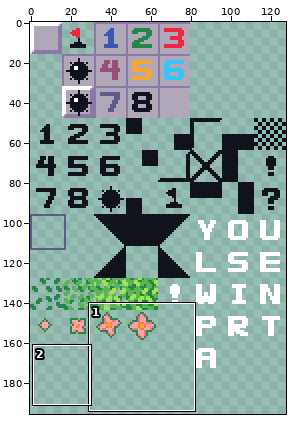
One commit to this sprite sheet: assets/minesweeper.png. Above, an overview of the earlier version with the close-up marked.
Close-up. Before the edit:
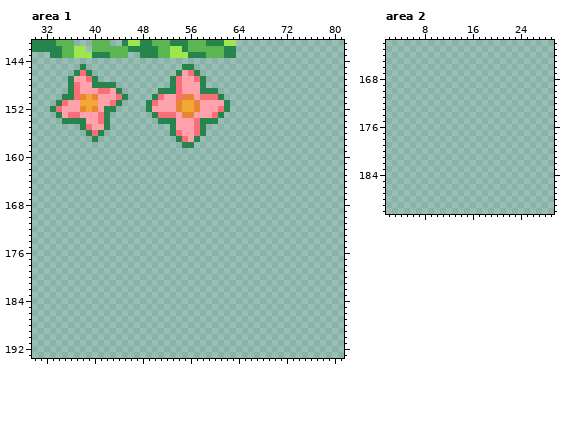
The file is 128x256 pixels. Shown: area 1: x 30..81, y 141..193; area 2: x 2..29, y 162..190. The wide view leaves out empty margins.
After the commit:
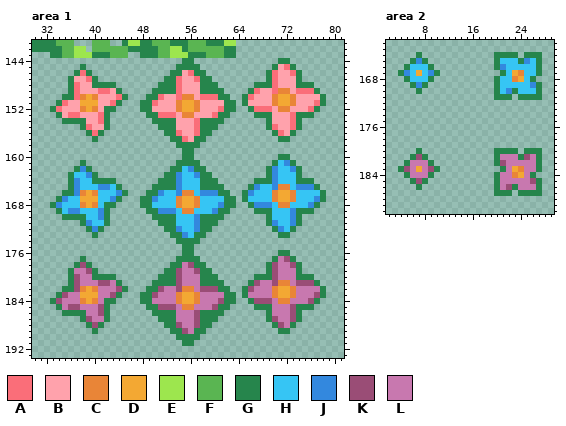
Palette (. is transparent): A #fa6e79  B #ffa2ac  C #e98537  D #f3a833  E #9de64e  F #5ab552  G #26854c  H #36c5f4  J #3388de  K #9a4d76  L #c878af
The edit:
Area 1:
y 144: x 55..56 .. -> GG; x 71..72 .. -> GG
y 145: x 54 . -> G; x 57 . -> G; x 70..73 .... -> GBAG
y 146: x 53 . -> G; x 58 . -> G; x 69..74 ...... -> GABBAG
y 147: x 52 . -> G; x 59 . -> G; x 69..74 ...... -> GABBBG
y 148: x 51..52 .. -> GG; x 59..60 .. -> GG; x 67..76 .......... -> GGGABBBGGG
y 149: x 50 . -> G; x 61 . -> G; x 66..77 ............ -> GABBACCBAAAG
y 150: x 49 . -> G; x 62 . -> G; x 65..78 .............. -> GABBBCDDCBBBBG
y 151: x 48 . -> G; x 63 . -> G; x 65..78 .............. -> GBBBBCDDCBBBAG
y 152: x 48 . -> G; x 63 . -> G; x 66..77 ............ -> GAAABCCBBBAG
y 153: x 49 . -> G; x 62 . -> G; x 67..76 .......... -> GGGBBBAGGG
y 154: x 50 . -> G; x 61 . -> G; x 69..74 ...... -> GBBBAG
y 155: x 51..52 .. -> GG; x 59..60 .. -> GG; x 69..74 ...... -> GABBAG
y 156: x 52 . -> G; x 59 . -> G; x 70..73 .... -> GABG
y 157: x 53 . -> G; x 58 . -> G; x 71..72 .. -> GG
y 158: x 54 . -> G; x 57 . -> G
y 159: x 55..56 .. -> GG
y 160: x 55..56 .. -> GG; x 71..72 .. -> GG
y 161: x 38 . -> G; x 54..57 .... -> GGGG; x 70..73 .... -> GHJG
y 162: x 37..39 ... -> GJG; x 53..58 ...... -> GGHJGG; x 69..74 ...... -> GJHHJG
y 163: x 36..40 ..... -> GHHJG; x 52..59 ........ -> GGJHHJGG; x 69..74 ...... -> GJHHHG
y 164: x 36..43 ........ -> GJHHGGGG; x 51..60 .......... -> GGGJHHHGGG; x 67..76 .......... -> GGGJHHHGGG
y 165: x 36..44 ......... -> GJHHHJJHG; x 50..61 ............ -> GGGGJHHHGGGG; x 66..77 ............ -> GJHHJCCHJJJG
y 166: x 35..45 ........... -> GGJCDCHHHJG; x 49..62 .............. -> GGJHHJCCHJJJGG; x 65..78 .............. -> GJHHHCDDCHHHHG
y 167: x 34..44 ........... -> GJHHDDDHHJG; x 48..63 ................ -> GGJHHHCDDCHHHHGG; x 65..78 .............. -> GHHHHCDDCHHHJG
y 168: x 33..43 ........... -> GJHHHCDCHGG; x 48..63 ................ -> GGHHHHCDDCHHHJGG; x 66..77 ............ -> GJJJHCCHHHJG
y 169: x 34..42 ......... -> GHJJHHHJG; x 49..62 .............. -> GGJJJHCCHHHJGG; x 67..76 .......... -> GGGHHHJGGG
y 170: x 35..42 ........ -> GGGGHHJG; x 50..61 ............ -> GGGGHHHJGGGG; x 69..74 ...... -> GHHHJG
y 171: x 38..42 ..... -> GJHHG; x 51..60 .......... -> GGGHHHJGGG; x 69..74 ...... -> GJHHJG
y 172: x 39..41 ... -> GJG; x 52..59 ........ -> GGJHHJGG; x 70..73 .... -> GJHG
y 173: x 40 . -> G; x 53..58 ...... -> GGJHGG; x 71..72 .. -> GG
y 174: x 54..57 .... -> GGGG
y 175: x 55..56 .. -> GG
y 176: x 55..56 .. -> GG; x 71..72 .. -> GG
y 177: x 38 . -> G; x 54..57 .... -> GGGG; x 70..73 .... -> GLKG
y 178: x 37..39 ... -> GKG; x 53..58 ...... -> GGLKGG; x 69..74 ...... -> GKLLKG
y 179: x 36..40 ..... -> GLLKG; x 52..59 ........ -> GGKLLKGG; x 69..74 ...... -> GKLLLG
y 180: x 36..43 ........ -> GKLLGGGG; x 51..60 .......... -> GGGKLLLGGG; x 67..76 .......... -> GGGKLLLGGG
y 181: x 36..44 ......... -> GKLLLKKLG; x 50..61 ............ -> GGGGKLLLGGGG; x 66..77 ............ -> GKLLKCCLKKKG
y 182: x 35..45 ........... -> GGKCDCLLLKG; x 49..62 .............. -> GGKLLKCCLKKKGG; x 65..78 .............. -> GKLLLCDDCLLLLG
y 183: x 34..44 ........... -> GKLLDDDLLKG; x 48..63 ................ -> GGKLLLCDDCLLLLGG; x 65..78 .............. -> GLLLLCDDCLLLKG
y 184: x 33..43 ........... -> GKLLLCDCLGG; x 48..63 ................ -> GGLLLLCDDCLLLKGG; x 66..77 ............ -> GKKKLCCLLLKG
y 185: x 34..42 ......... -> GLKKLLLKG; x 49..62 .............. -> GGKKKLCCLLLKGG; x 67..76 .......... -> GGGLLLKGGG
y 186: x 35..42 ........ -> GGGGLLKG; x 50..61 ............ -> GGGGLLLKGGGG; x 69..74 ...... -> GLLLKG
y 187: x 38..42 ..... -> GKLLG; x 51..60 .......... -> GGGLLLKGGG; x 69..74 ...... -> GKLLKG
y 188: x 39..41 ... -> GKG; x 52..59 ........ -> GGKLLKGG; x 70..73 .... -> GKLG
y 189: x 40 . -> G; x 53..58 ...... -> GGKLGG; x 71..72 .. -> GG
y 190: x 54..57 .... -> GGGG
y 191: x 55..56 .. -> GG
Area 2:
y 164: x 7 . -> G; x 20..23 .... -> GGGG; x 25..27 ... -> GGG
y 165: x 6..8 ... -> GJG; x 20..27 ........ -> GHHHGJHG
y 166: x 5..9 ..... -> GHHHG; x 20..27 ........ -> GJHHHHHG
y 167: x 4..10 ....... -> GJHDHJG; x 21..27 ....... -> GHDCHHG
y 168: x 5..9 ..... -> GHHHG; x 20..26 ....... -> GHHCDHG
y 169: x 6..8 ... -> GJG; x 20..27 ........ -> GHHHHHJG
y 170: x 7 . -> G; x 20..27 ........ -> GHJGHHHG
y 171: x 20..22 ... -> GGG; x 24..27 .... -> GGGG
y 180: x 7 . -> G; x 20..23 .... -> GGGG; x 25..27 ... -> GGG
y 181: x 6..8 ... -> GKG; x 20..27 ........ -> GLLLGKLG
y 182: x 5..9 ..... -> GLLLG; x 20..27 ........ -> GKLLLLLG
y 183: x 4..10 ....... -> GKLDLKG; x 21..27 ....... -> GLDCLLG
y 184: x 5..9 ..... -> GLLLG; x 20..26 ....... -> GLLCDLG
y 185: x 6..8 ... -> GKG; x 20..27 ........ -> GLLLLLKG
y 186: x 7 . -> G; x 20..27 ........ -> GLKGLLLG
y 187: x 20..22 ... -> GGG; x 24..27 .... -> GGGG
Changed places in both close-ups, as pixel boxes (x1, y1, x2, y2):
added: (50, 58, 326, 346)
added: (398, 52, 440, 94)
added: (494, 52, 542, 100)
added: (398, 148, 440, 190)
added: (494, 148, 542, 196)
